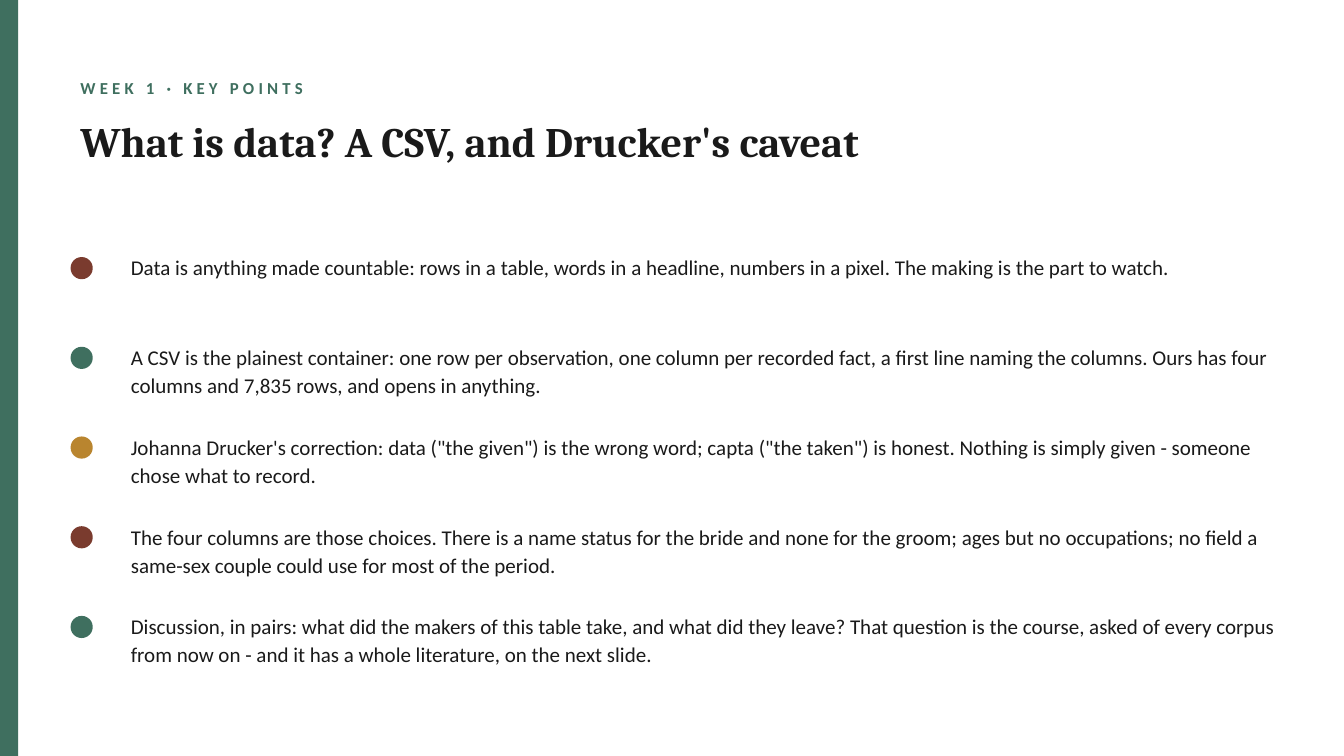
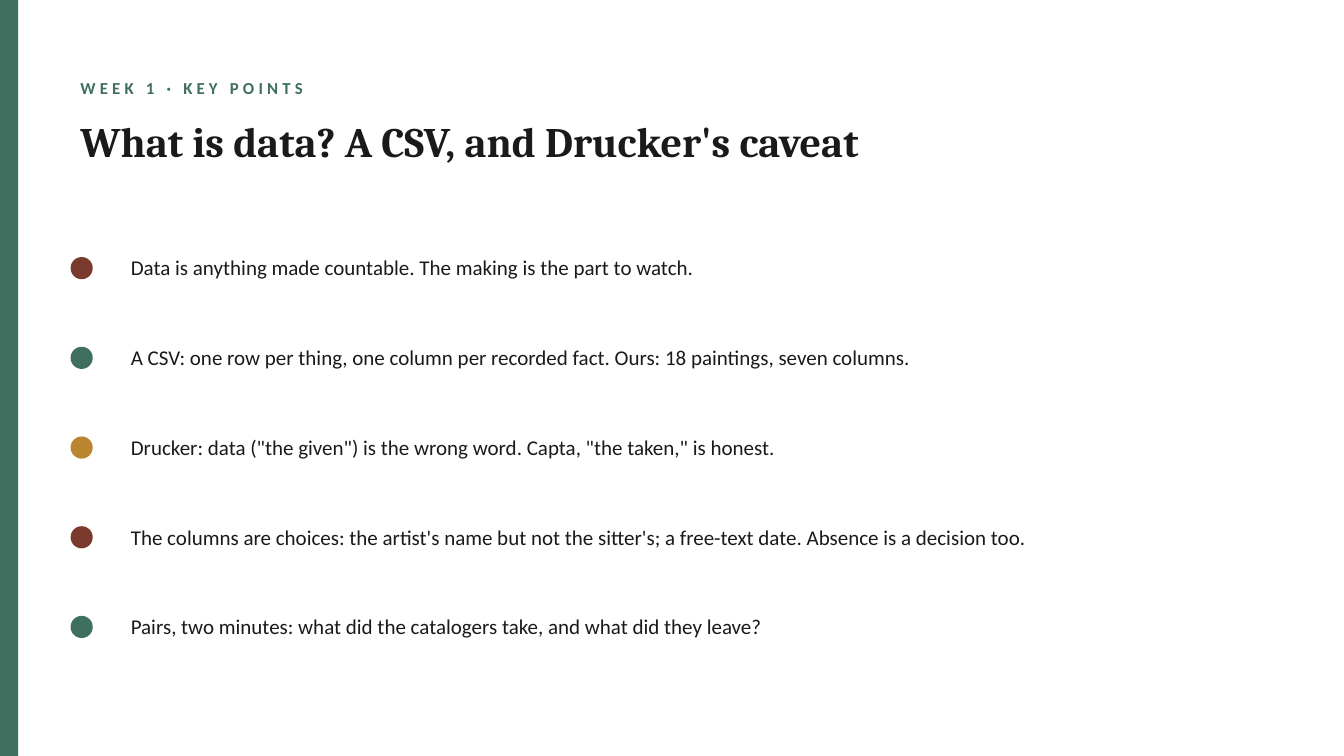
Before and after one commit to lucianli123/culture-as-data-2026, a slide deck: slide 8 of slides/pptx/week-01.pptx. Drawn at 1344x756 pixels with LibreOffice and Linux fonts; fonts in the diff are those of the drawing. Boxes give left, top, right and bottom in pixels: in the first picture for what was removed or moved away, otherwise in the second. Text is boxed around its words. In the diff, an @@ line names an element or a change of style, - is before the commit and + after.

Commit message:
Real data everywhere, no smoke test, sonnets-first Week 1, playgrounds, subreddit classifier
- SMOKE plumbing removed from every notebook: loaders are local-snapshot ->
  live-source -> graceful fallback, with no harness flags in student code.
  _smoke_test.ipynb deleted; harness, READMEs, BUILD-PLAN, and materials page
  updated (Layer 3 is now a real Colab run of week05).
- Week 1 is fully sonnets + paintings: first chart is love across the
  sequence, the error drill and AI loop run on the sonnets, capta/CSV
  anatomy runs on the painting manifest, and a new counts-matrix section
  introduces the DataFrame (rows are sonnets, columns are words - the table
  every later method transforms). All wedding references removed from the
  notebook, kits, slides, and session plans; wedding data files dropped from
  the snapshot (the dataset remains a starter-corpus option and the NYT-API
  starter stands alone).
- Real corpora replace every stand-in: week02 counts sonnets against
  Frankenstein and Dracula (snapshotted); week03 classifies two subreddits
  loaded live (analyze-only, nothing stored) with a novelist fallback;
  week05 embeds 120 real passages and the real Met paintings; week07
  annotates real sonnet openings by theme with an updated cassette and a
  gold-set disagreement worth arguing about; cool-methods run on Dracula
  and Frankenstein.
- Playground sections in weeks 1, 2, 3, 5, and 7: each student edits a
  question line and parameters (word pairs, corpus pairs, class pairs,
  their own corpus, their own line) and reruns.
- Week 1 deck: concise bullet pass and a new slide embedding eight of the
  real paintings.

```diff
--- a/slides/pptx/week-01.pptx
+++ b/slides/pptx/week-01.pptx
@@ text at [131, 260, 693, 279]: text changed @@
-Data is anything made countable: rows in a table, words in a headline, numbers in a pixel. The making is the part to watch.
+Data is anything made countable. The making is the part to watch.
@@ text at [131, 350, 910, 369]: text changed @@
-A CSV is the plainest container: one row per observation, one column per recorded fact, a first line naming the columns. Ours has four columns and 7,835 rows, and opens in anything.
+A CSV: one row per thing, one column per recorded fact. Ours: 18 paintings, seven columns.
@@ text at [131, 440, 775, 459]: text changed @@
-Johanna Drucker's correction: data ("the given") is the wrong word; capta ("the taken") is honest. Nothing is simply given - someone chose what to record.
+Drucker: data ("the given") is the wrong word. Capta, "the taken," is honest.
@@ text at [131, 530, 1025, 548]: text changed @@
-The four columns are those choices. There is a name status for the bride and none for the groom; ages but no occupations; no field a same-sex couple could use for most of the period.
+The columns are choices: the artist's name but not the sitter's; a free-text date. Absence is a decision too.
@@ text at [131, 619, 761, 638]: text changed @@
-Discussion, in pairs: what did the makers of this table take, and what did they leave? That question is the course, asked of every corpus from now on - and it has a whole literature, on the next slide.
+Pairs, two minutes: what did the catalogers take, and what did they leave?
```
Also in this commit, not shown: 3 other slides changed, 1 slide added, 50 other files.
